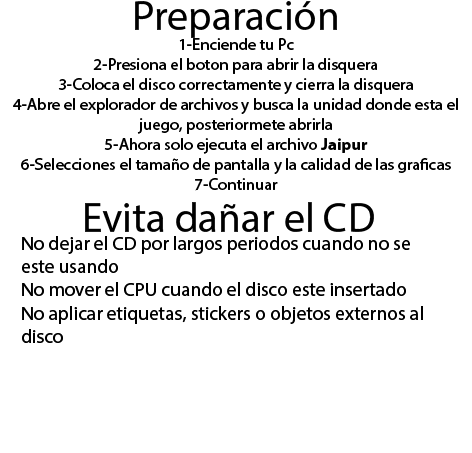
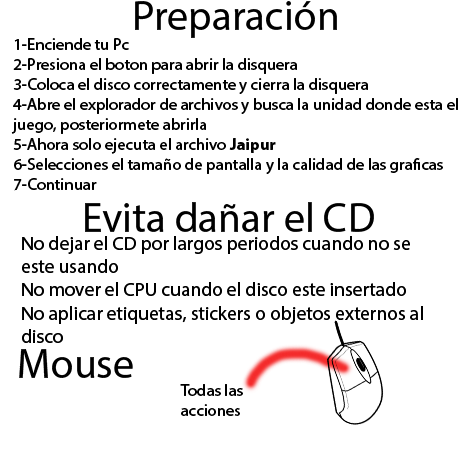
Before/after of a 472 x 453 layered artwork. What changed in the layer stack:
added layer "Todas las acciones" above "mouse" over [180, 384, 243, 416]
added layer "mouse" above "Mouse" over [326, 320, 384, 425]
added layer "Mouse" above "Capa 1" over [19, 349, 133, 378]
added layer "Capa 1" above "No dejar el CD por largos periodos cuando no se este usando No" over [241, 344, 355, 394]
painted on "1-Enciende tu Pc 2-Presiona el boton para abrir la disquera 3-C" over [11, 38, 451, 191]
